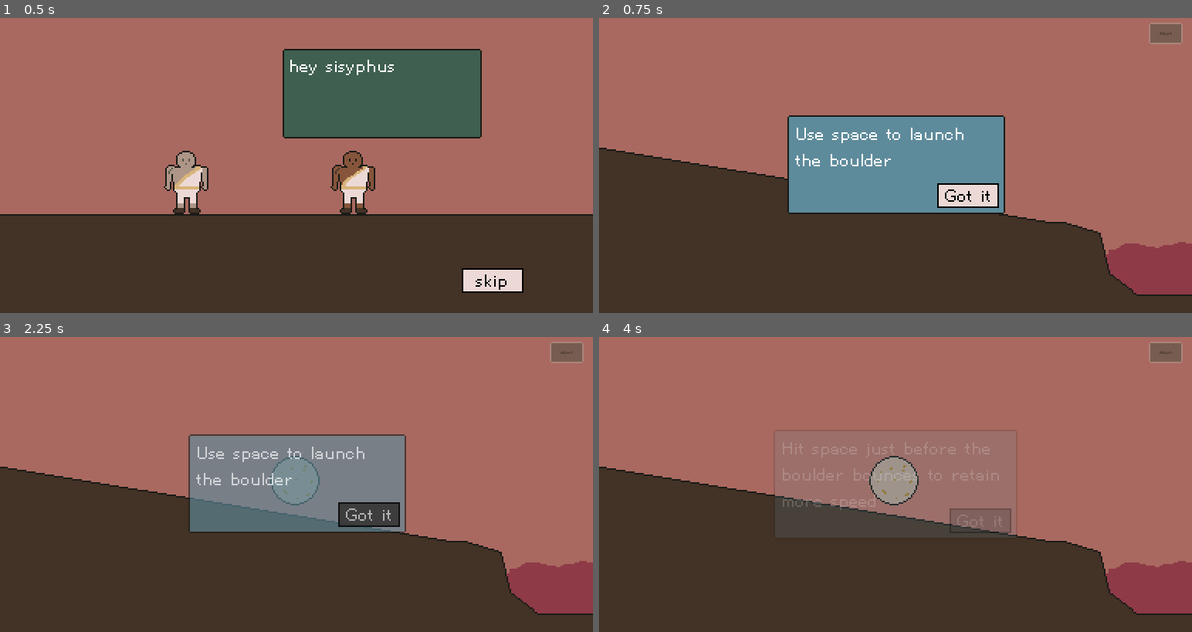
Above: before the commit, frames 1-4 (two rows, left to right).
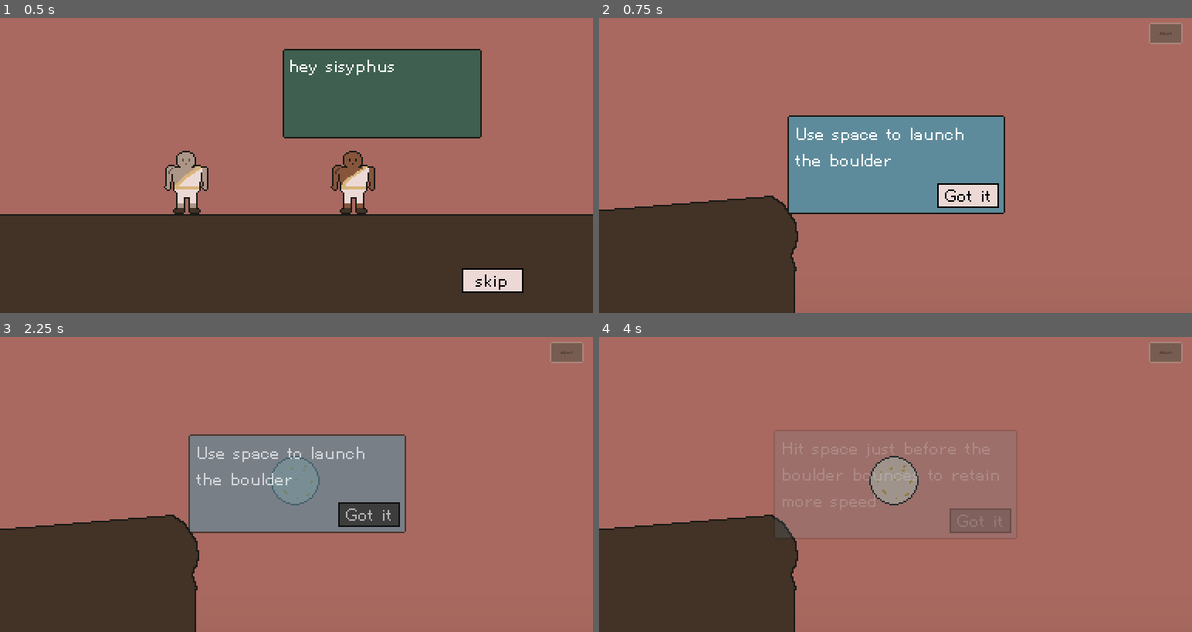
Above: after the commit, the same moments.

Repository: nolenroyalty/sisyphus-needs-a-nap
Game: Godot game, scene res://Intro/Intro.tscn
Two runs of this game, one before a commit and one after it. Both use one fixed random seed, a clock stepped at 60 frames per second and the inputs below.
Inputs:
- Up to frame 1 (0.5 s): no input
- Up to frame 2 (0.75 s): click "skip" at 0.5 s
- Up to frame 3 (2.25 s): click "Abort" at 1.25 s; click "Got it" at 2 s
- Up to frame 4 (4 s): click "Abort" at 2.75 s; click "Got it" at 3.5 s

Frame 1 is identical in both runs. In frame 2, 25% of the frame differs, in the area x 0-100%, y 43-100%; in frame 3, 27%; in frame 4, 27%.

Commit message:
track some achievements, add lava sound

Diff:
--- a/Flight/Flight.gd
+++ b/Flight/Flight.gd
@@ -31,7 +31,7 @@
 onready var bottom_bar : FlightBottomBar = $FlightBottomBar
 
 enum SUPERBOUNCE_STATE {NONE, BOUNCING}
-enum SOUNDS { LAUNCH, BOUNCE, SUPERBOUNCE, PARACHUTE, SLINGSHOT }
+enum SOUNDS { LAUNCH, BOUNCE, SUPERBOUNCE, PARACHUTE, SLINGSHOT, LAVA }
 enum LAUNCH_STATE { DISPLAYING_FACTS, AWAITING_LAUNCH, LAUNCHED, IN_LAVA, FROZEN }
 
 var velocity = Vector2()
@@ -81,6 +81,7 @@
 	player.position.y -= platform_offset
 
 func entered_cave():
+	State.achieve_if_we_havent_yet(State.ACHIEVEMENTS.INTO_CAVE)
 	print("entered cave")
 	in_cave = true
 
@@ -88,11 +89,20 @@
 	print("exited cave")
 	in_cave = false
 
+func made_it_to_cave_bottom():
+	print("hit cave bottom")
+	State.achieve_if_we_havent_yet(State.ACHIEVEMENTS.CAVE_BOTTOM)
+func made_it_past_cave():
+	print("passed the cave")
+	State.achieve_if_we_havent_yet(State.ACHIEVEMENTS.PASSED_CAVE)
+
 func handle_entered_lava():
+	State.achieve_if_we_havent_yet(State.ACHIEVEMENTS.INTO_LAVA)
 	print("handling entered lava")
 	launch_state = LAUNCH_STATE.IN_LAVA
 	frames_in_lava = 0
 	velocity = Vector2.ZERO
+	play_sound(SOUNDS.LAVA)
 
 func freeze_and_display_scores(aborted):
 	scoreScreen.set_title(aborted)
@@ -133,6 +143,8 @@
 		if terrain.is_in_group("cave"):
 			terrain.connect("boulder_entered", self, "entered_cave")
 			terrain.connect("boulder_exited", self, "exited_cave")
+			terrain.connect("boulder_made_it_to_the_bottom", self, "made_it_to_cave_bottom")
+			terrain.connect("boulder_passed", self, "made_it_past_cave")
 
 		if terrain.is_in_group("lava"):
 			terrain.connect("entered_lava", self, "handle_entered_lava")
@@ -152,6 +164,7 @@
 		SOUNDS.SUPERBOUNCE: stream = load("res://sounds/super1.wav")
 		SOUNDS.PARACHUTE: stream = load("res://sounds/parachute1.wav")
 		SOUNDS.SLINGSHOT: stream = load("res://sounds/slingshot1.wav")
+		SOUNDS.LAVA: stream = load("res://sounds/lava1.wav")
 		_: print("Unknown sound")
 	if stream:
 		audioStreamPlayer.stream = stream
--- a/Flight/Flight.tscn
+++ b/Flight/Flight.tscn
@@ -29,7 +29,7 @@
 [node name="FlightBottomBar" parent="." instance=ExtResource( 13 )]
 
 [node name="Boulder" parent="." instance=ExtResource( 2 )]
-position = Vector2( 5541, -341 )
+position = Vector2( 2656, 22 )
 
 [node name="Camera2D" type="Camera2D" parent="Boulder"]
 position = Vector2( 1, 2 )
--- a/State/State.gd
+++ b/State/State.gd
@@ -5,10 +5,11 @@
 
 enum ACHIEVEMENTS {
 	WELL_RESTED,
+	INTO_CAVE,
 	CAVE_BOTTOM,
-	PAST_CAVE,
+	PASSED_CAVE,
 	INTO_LAVA,
-	PAST_LAVA,
+	PASSED_LAVA,
 	OVER_SLOPE,
     NAP_ACHIEVED }
 
@@ -55,10 +56,10 @@
 	fact_state[fact] = FACT_STATE.ALREADY_DISPLAYED
 
 # Maybe it's not great that we copy-pasted the fact code for achievements but whatever.
-func display_achievement_if_we_havent_yet(achievement):
+func achieve_if_we_havent_yet(achievement):
 	if achievement_state[achievement] == ACHIEVEMENT_STATE.NOT_YET_ACHIEVED:
 		print("displaying achievement: " + str(achievement))
-		achievement_state[achievement] = ACHIEVEMENT_STATE.ALREADY_ACHIEVED
+		achievement_state[achievement] = ACHIEVEMENT_STATE.JUST_ACHIEVED
 
 func achievement_was_displayed(achievement):
 	achievement_state[achievement] = ACHIEVEMENT_STATE.ALREADY_ACHIEVED
--- a/Terrain/Cave1.gd
+++ b/Terrain/Cave1.gd
@@ -2,14 +2,24 @@
 
 signal boulder_entered
 signal boulder_exited
+signal boulder_made_it_to_the_bottom
+signal boulder_passed
 
 onready var cave_area = $DetectionArea
+onready var cave_bottom = $CaveBottom
+onready var passed_cave = $PassedCave
 
 func boulder_entered(_body):
 	emit_signal("boulder_entered")
 
 func boulder_exited(_body):
 	emit_signal("boulder_exited")
+
+func boulder_made_it_to_the_bottom(_body):
+	emit_signal("boulder_made_it_to_the_bottom")
+
+func boulder_passed(_body):
+	emit_signal("boulder_passed")
 
 func landmark_name():
 	return "Cave"
@@ -23,3 +33,5 @@
 func _ready():
 	cave_area.connect("body_entered", self, "boulder_entered")
 	cave_area.connect("body_exited", self, "boulder_exited")
+	cave_bottom.connect("body_entered", self, "boulder_made_it_to_the_bottom")
+	passed_cave.connect("body_entered", self, "boulder_passed")
--- a/Terrain/Cave1.tscn
+++ b/Terrain/Cave1.tscn
@@ -8,6 +8,12 @@
 
 [sub_resource type="RectangleShape2D" id=1]
 extents = Vector2( 192.5, 357.5 )
+
+[sub_resource type="RectangleShape2D" id=3]
+extents = Vector2( 144.5, 25.5 )
+
+[sub_resource type="RectangleShape2D" id=4]
+extents = Vector2( 527, 1728.5 )
 
 [node name="CaveRoot" type="Node2D" groups=["cave", "landmark"]]
 script = ExtResource( 2 )
@@ -43,3 +49,17 @@
 [node name="ColliderForRaycast" type="CollisionShape2D" parent="InnerCave"]
 position = Vector2( 192.5, 406.5 )
 shape = SubResource( 1 )
+
+[node name="CaveBottom" type="Area2D" parent="."]
+collision_layer = 0
+
+[node name="CollisionShape2D" type="CollisionShape2D" parent="CaveBottom"]
+position = Vector2( 180.5, 740.5 )
+shape = SubResource( 3 )
+
+[node name="PassedCave" type="Area2D" parent="."]
+collision_layer = 0
+
+[node name="CollisionShape2D" type="CollisionShape2D" parent="PassedCave"]
+position = Vector2( 911, -1711.5 )
+shape = SubResource( 4 )
Not shown, added: Sounds/lava1.wav.import
Not shown: 1 places in Terrain/Cave1.tscn that only renumber resources
Not shown, added: Sounds/lava1.wav
